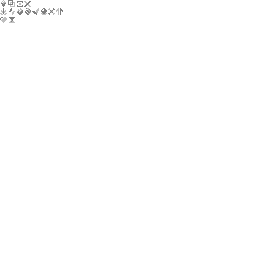
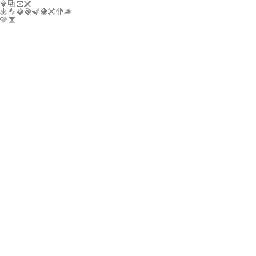
Comparing the layer stacks of the two 256px x 256px images. Changes:
painted on "Spritesheet" over [64, 9, 71, 14]
